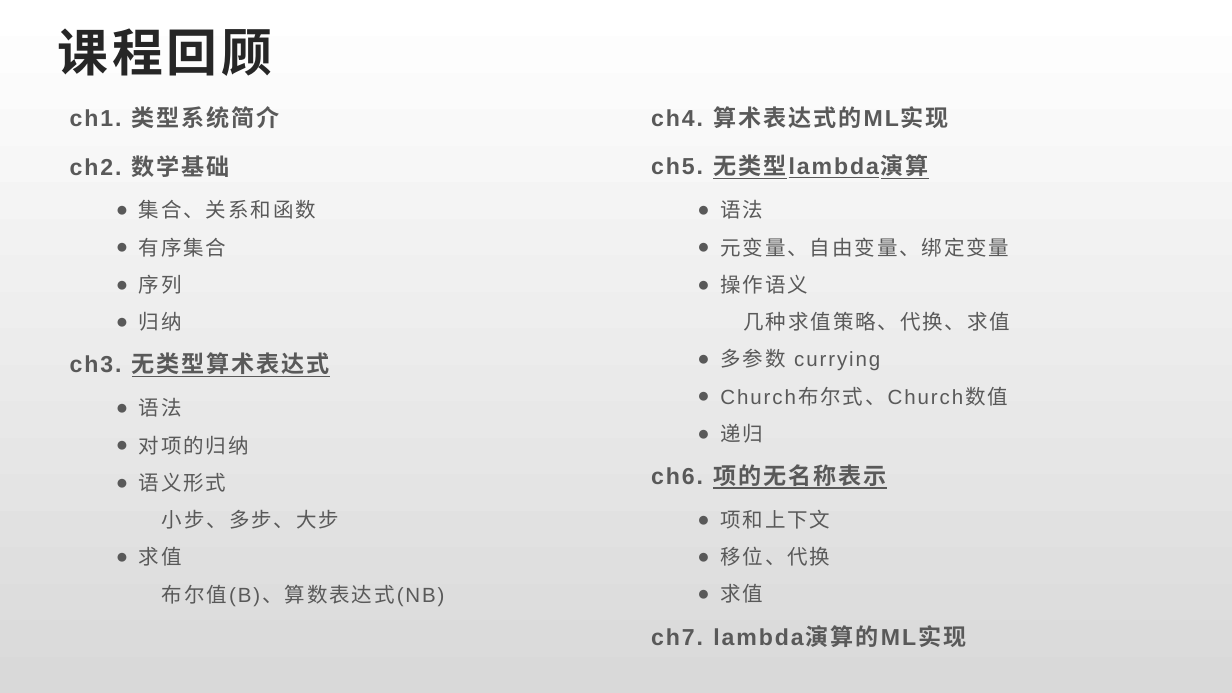
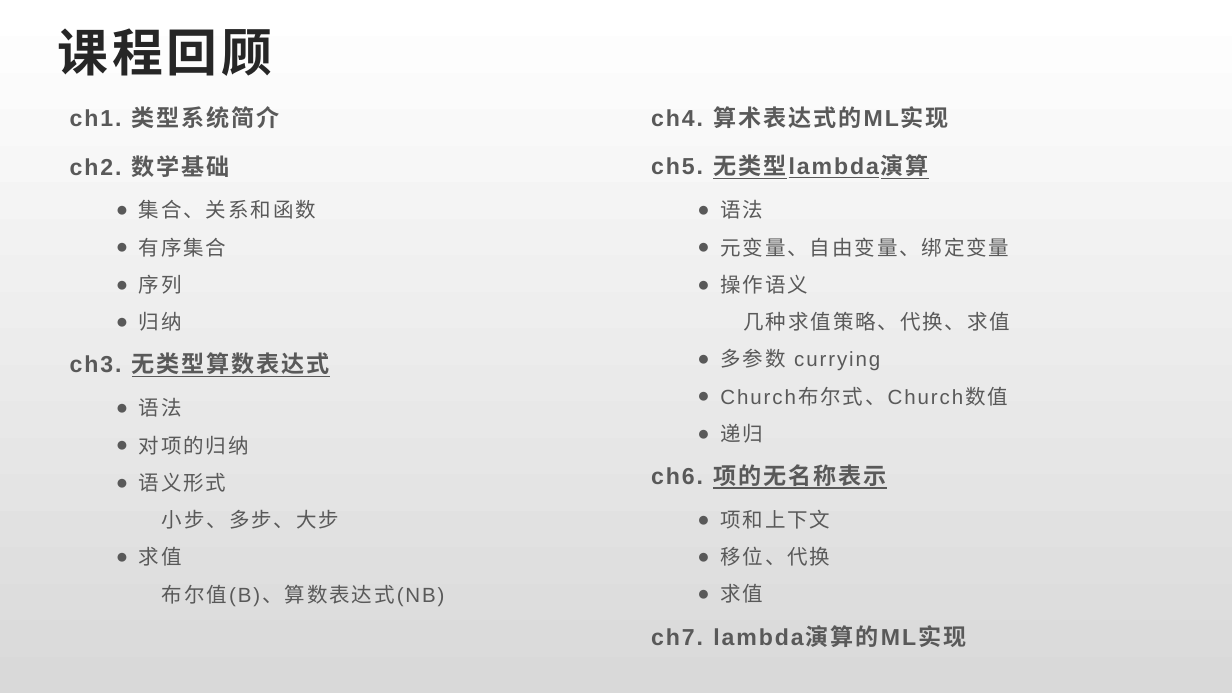
Before and after one commit to csslab-ustc/csslab-ustc.github.io, a slide deck: slide 2 of courses/popl/slides/POPL-Review01.pptx. Drawn at 1232x693 pixels with LibreOffice and Linux fonts; fonts in the diff are those of the drawing. Boxes give left, top, right and bottom in pixels: in the first picture for what was removed or moved away, otherwise in the second. Text is boxed around its words. In the diff, an @@ line names an element or a change of style, - is before the commit and + after.

```diff
--- a/courses/popl/slides/POPL-Review01.pptx
+++ b/courses/popl/slides/POPL-Review01.pptx
@@ text at box(70, 352, 330, 377): text changed @@
-ch3. 无类型算术表达式
+ch3. 无类型算数表达式
```
Also in this commit, not shown: 2 other files.
